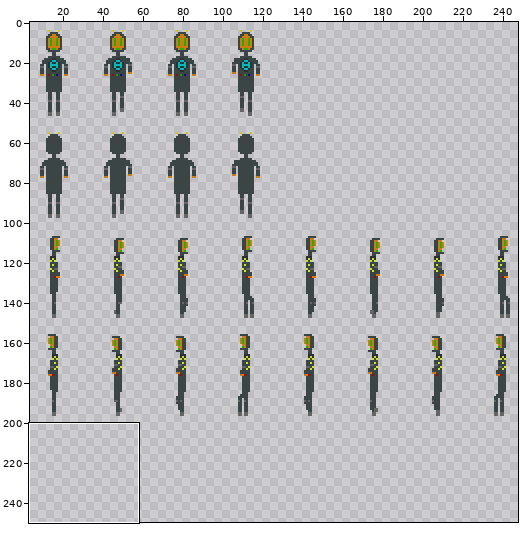
Edited in one commit: sprite sheet (ressources/Spritesheets/PlayerSpritesheet.png). The picture above shows the old version from afar; the outline marks the close-up.
Close-up. Old version:
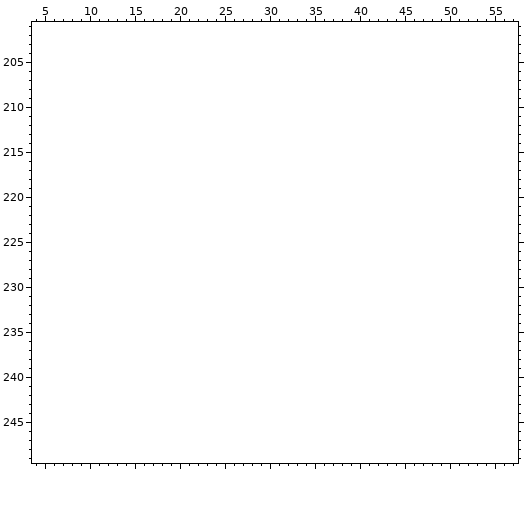
The file is 256x200 pixels. Colours within 5 levels of each other are drawn and written as one. Shown: x 4..57, y 201..249. The old version is drawn lined up with the new one, on the new canvas. The wide view leaves out empty margins. The commit also changed other parts of the picture, which this record leaves out.
The same view after the edit:
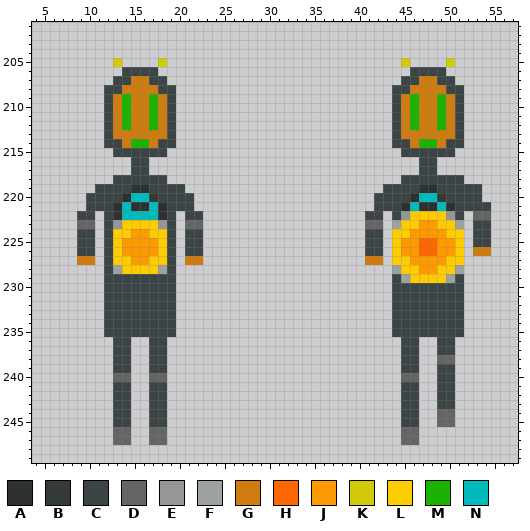
Palette (. is transparent): A #2d3131  B #343939  C #3b4545  D #656565  E #959797  F #9ca1a1  G #ce7c0e  H #ff6600  J #ff9900  K #d0ca09  L #ffcc00  M #1cb203  N #00bbbb
Difference:
canvas 256x200 -> 256x250
Changed rows in their new state; - is an unchanged pixel.
first column x 9:
205 ----K----K--------------------------K----K----
206 -----CCCC----------------------------CCCC-----
207 ----CCGGCC--------------------------CCGGCC----
208 ---CCGGGGCC------------------------CCGGGGCC---
209 ---CGMGGMGC------------------------CGMGGMGC---
210 ---CGMGGMGC------------------------CGMGGMGC---
211 ---CGMGGMGC------------------------CGMGGMGC---
212 ---CGMGGMGC------------------------CGMGGMGC---
213 ---CGGGGGGC------------------------CGGGGGGC---
214 ---CCGMMGCC------------------------CCGMMGCC---
215 ----CCCCCC--------------------------CCCCCC----
216 ------CC------------------------------CC------
217 ------CC------------------------------CC------
218 ----CCCCCC--------------------------CCCCCCC---
219 --CCCCAACCCC----------------------CCCCAACCCCC-
220 -CCCCANNBCCCC--------------------CCCCANNBCCCC-
221 -CCCANAANACCC--------------------CCCANAANACCCC
222 CC-CANNNNAC-CC------------------CC-CELLLLEC-DD
223 DD-CELLLLEC-DD------------------DD-FLLJJLLF-CC
224 CC-CLLJJLLC-CC------------------CC-LLJJJJLL-CC
225 CC-CLJJJJLC-CC------------------CC-LJJHHJJL-CC
226 CC-CLJJJJLC-CC------------------CC-LJJHHJJL-GG
227 GG-CLLJJLLC-GG------------------GG-LLJJJJLL---
228 ---CFLLLLFC------------------------FLLJJLLF---
229 ---CCCCCCCC------------------------CFLLLLFC---
230 ---CCCCCCCC------------------------CCCCCCCC---
231 ---CCCCCCCC------------------------CCCCCCCC---
232 ---CCCCCCCC------------------------CCCCCCCC---
233 ---CCCCCCCC------------------------CCCCCCCC---
234 ---CCCCCCCC------------------------CCCCCCCC---
235 ---CCCCCCCC------------------------CCCCCCCC---
236 ----CC--CC--------------------------CC--CC----
237 ----CC--CC--------------------------CC--CC----
238 ----CC--CC--------------------------CC--DD----
239 ----CC--CC--------------------------CC--CC----
240 ----DD--DD--------------------------DD--CC----
241 ----CC--CC--------------------------CC--CC----
242 ----CC--CC--------------------------CC--CC----
243 ----CC--CC--------------------------CC--CC----
244 ----CC--CC--------------------------CC--DD----
245 ----CC--CC--------------------------CC--DD----
246 ----DD--DD--------------------------DD--------
247 ----DD--DD--------------------------DD--------
Pixel boxes of the changes (left, top, right, bottom) in both close-ups:
added: (77, 58, 203, 445)
added: (365, 58, 491, 445)
